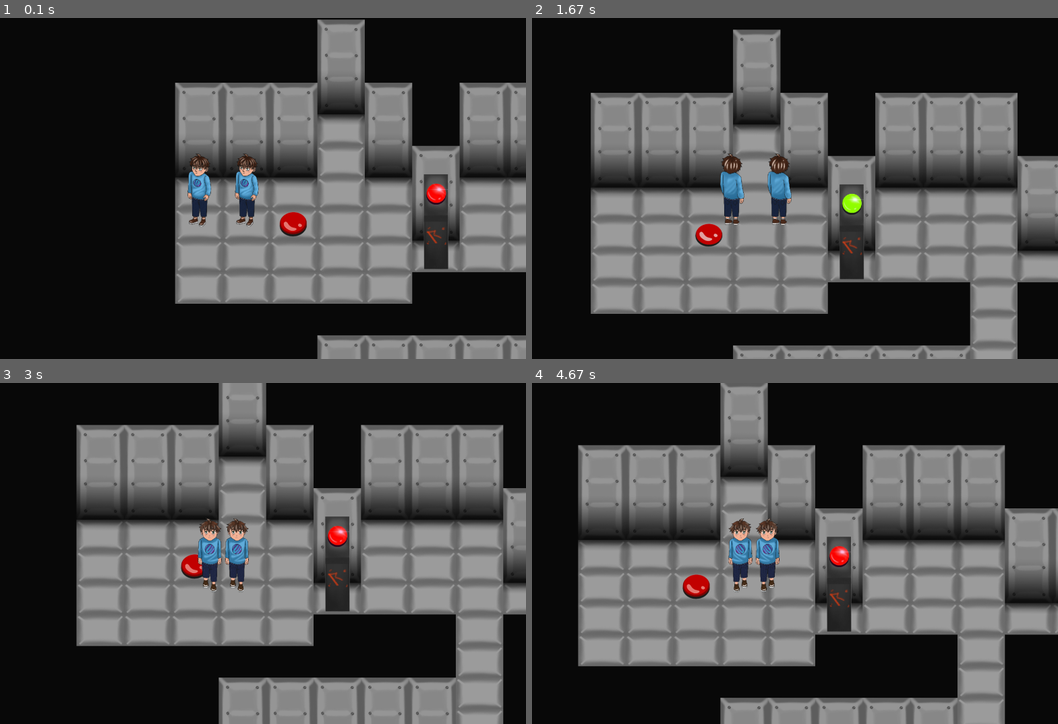
Above: before the commit, frames 1-4 (two rows, left to right).
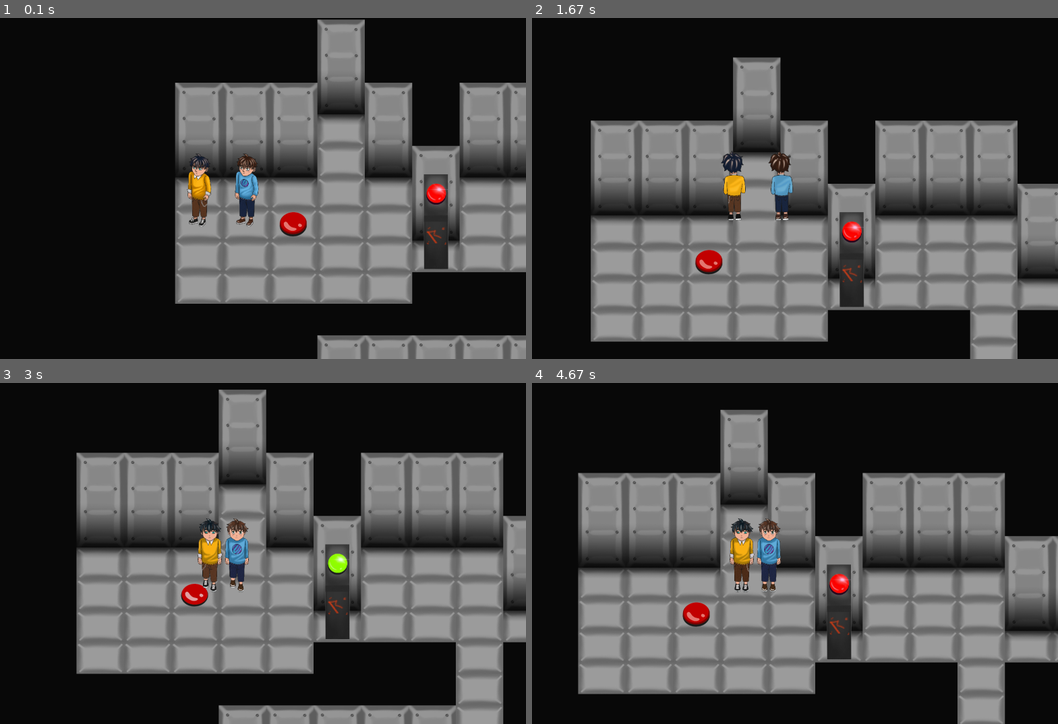
Above: after the commit, the same moments.

Repository: Depiflaks/PyGameProject
Game: pygame game, started from GAME/Main.py
Same seed, same stepped clock (60 frames per second), same inputs: the game is played once before the commit and once after it.
Inputs:
- Up to frame 1 (0.1 s): no input
- Up to frame 2 (1.67 s): hold D 0.33-0.8 s; hold Right 0.33-0.8 s; hold Right 0.83-1.3 s; hold D 0.83-1.3 s; hold Up 1.33-1.63 s; hold W 1.33-1.63 s
- Up to frame 3 (3 s): hold Right 1.67-2.13 s; hold D 1.67-2.13 s; hold Left 2.17-2.7 s; hold A 2.17-2.7 s; hold Down from 2.73 s (still down); hold S from 2.73 s (still down)
- Up to frame 4 (4.67 s): release Down at 3.03 s; release S at 3.03 s; hold Left 3.07-3.47 s; hold A 3.07-3.47 s; hold Up 3.5-3.87 s; hold W 3.5-3.87 s; hold Right 3.9-4.53 s; hold D 3.9-4.53 s; hold Down from 4.57 s (still down); hold S from 4.57 s (still down)

The runs differ from the first frame. In frame 1, 0.5% of the frame differs, in the area x 35-41%, y 39-61%; in frame 2, 38%; in frame 3, 38%; in frame 4, 40%, in the area x 8-100%, y 0-100%.

Commit message:
2 игрок

Diff:
--- a/GAME/BattleGround.py
+++ b/GAME/BattleGround.py
@@ -55,6 +55,7 @@
         for i in list(filter(lambda n: n.__class__ == Cell, self.sprites())):
             if i.cur_frame == 1:
                 i.image = i.frames[0]
+                i.cur_frame = 0
 
     def update(self):
         for i in self.players_list:
@@ -119,6 +120,6 @@
         self.x = x
         self.y = y - WALL_SIZE[1] + 90 + CELL_SIZE[1]
         self.rect.x = self.x
-        self.type = 4
+        self.type = 5
         self.rect.y = self.y
         board.change_layer(self, 2)
--- a/GAME/Statics.py
+++ b/GAME/Statics.py
@@ -27,7 +27,13 @@
 clock = pygame.time.Clock()
 characters = pygame.sprite.Group()
 
-player_data1 = [pygame.image.load("../resources/img/characters/idle.png"), pygame.image.load("../resources/img/characters/idleUp.png"), pygame.image.load("../resources/img/characters/idleDown.png"), [pygame.K_w, pygame.K_s, pygame.K_a, pygame.K_d], [pygame.image.load("../resources/img/characters/up.png"), 1, 2],
-               [pygame.image.load("../resources/img/characters/down.png"), 1, 2], [pygame.image.load("../resources/img/characters/leftRight.png"), 4, 1]]
-player_data2 = [pygame.image.load("../resources/img/characters/idle.png"), pygame.image.load("../resources/img/characters/idleUp.png"), pygame.image.load("../resources/img/characters/idleDown.png"), [pygame.K_UP, pygame.K_DOWN, pygame.K_LEFT, pygame.K_RIGHT], [pygame.image.load("../resources/img/characters/up.png"), 1, 2],
-               [pygame.image.load("../resources/img/characters/down.png"), 1, 2], [pygame.image.load("../resources/img/characters/leftRight.png"), 4, 1]]
+player_data1 = [pygame.image.load("../resources/img/characters/1/idle.png"), pygame.image.load(
+    "../resources/img/characters/1/idleUp.png"), pygame.image.load("../resources/img/characters/1/idleDown.png"), [pygame.K_w, pygame.K_s, pygame.K_a, pygame.K_d], [pygame.image.load(
+    "../resources/img/characters/1/up.png"), 1, 4],
+                [pygame.image.load("../resources/img/characters/1/down.png"), 1, 4], [pygame.image.load(
+        "../resources/img/characters/1/leftRight.png"), 4, 1]]
+player_data2 = [pygame.image.load("../resources/img/characters/2/idle.png"), pygame.image.load(
+    "../resources/img/characters/2/idleUp.png"), pygame.image.load("../resources/img/characters/2/idleDown.png"), [pygame.K_UP, pygame.K_DOWN, pygame.K_LEFT, pygame.K_RIGHT], [pygame.image.load(
+    "../resources/img/characters/2/up.png"), 1, 4],
+                [pygame.image.load("../resources/img/characters/2/down.png"), 1, 4], [pygame.image.load(
+        "../resources/img/characters/2/leftRight.png"), 4, 1]]
Binary file added: resources/img/characters/1/down.png
Renamed: resources/img/characters/idle.png -> resources/img/characters/1/idle.png
Renamed: resources/img/characters/idleDown.png -> resources/img/characters/1/idleDown.png
Binary file added: resources/img/characters/1/idleUp.png
Renamed: resources/img/characters/leftRight.png -> resources/img/characters/1/leftRight.png
Binary file added: resources/img/characters/1/up.png
Binary file added: resources/img/characters/2/down.png
Binary file added: resources/img/characters/2/idle.png
Binary file added: resources/img/characters/2/idleDown.png
Binary file added: resources/img/characters/2/idleUp.png
Binary file added: resources/img/characters/2/leftRight.png
Binary file added: resources/img/characters/2/up.png
(and 3 more such lines)
